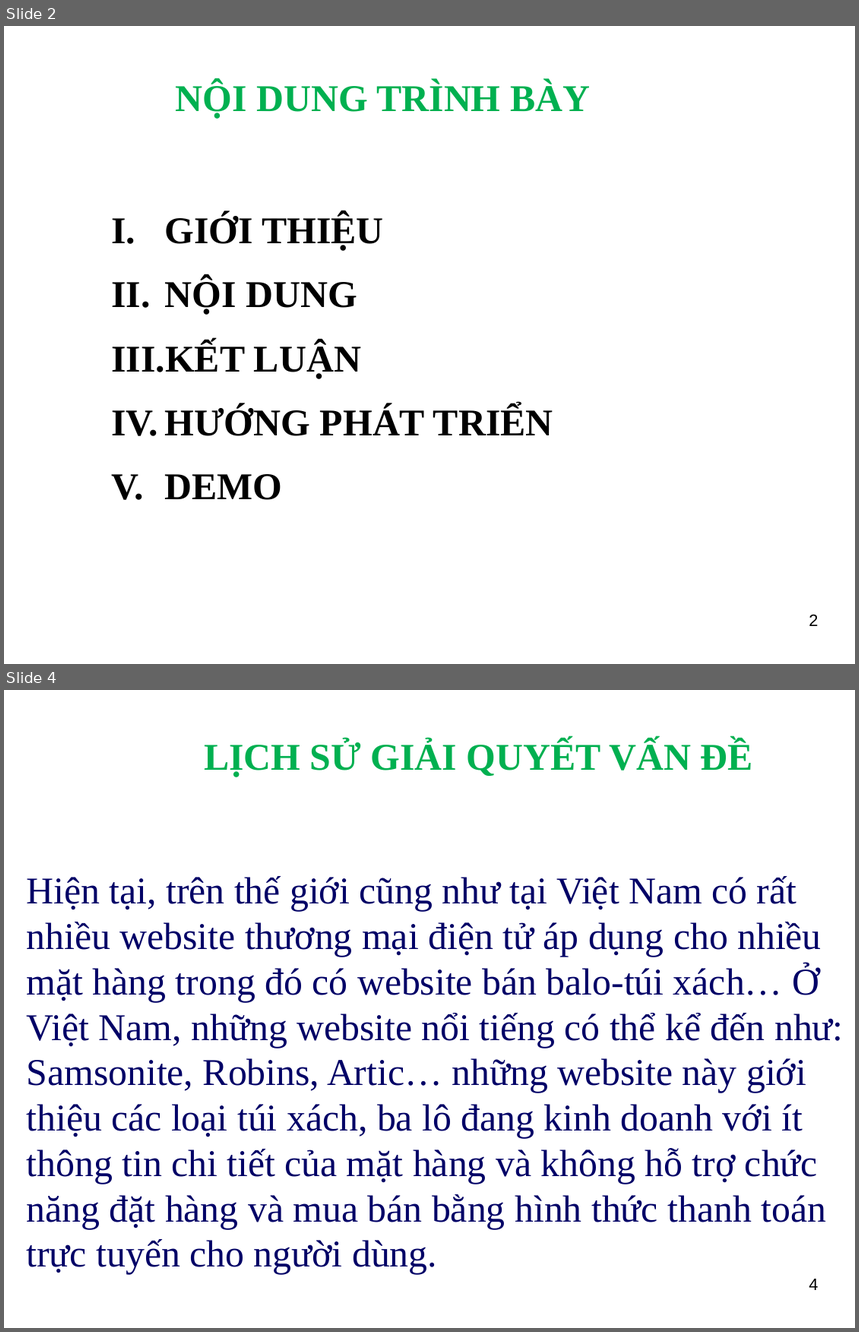
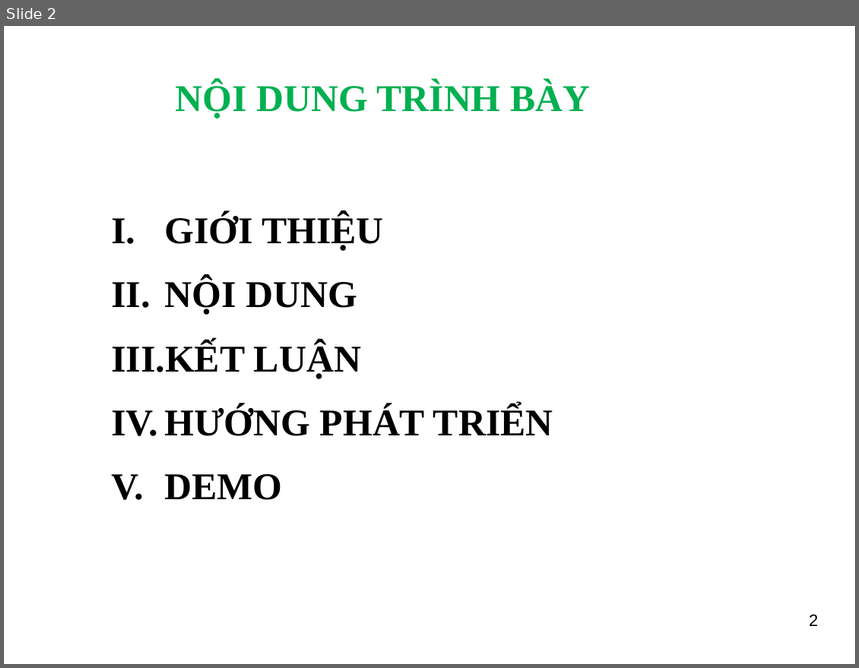
Before and after one commit to ngthuc/graduation-thesis, a slide deck: DOCUMENTS/documentations/Slide_HethongQuanlyProfileVienchucKhoaCNTT-TT_LeNguyenThucB1400731.ppt. Shown one above the other, each under a label of ours: slides 2 and 4 before the commit, slide 2 after it; the slides between them are not shown. The pictures are 859x1332 and 859x668 pixels, drawn with LibreOffice and Linux fonts; fonts in the diff are those of the drawing; background and template pictures are left out. Boxes give left, top, right and bottom in pixels: in the first picture for what was removed or moved away, otherwise in the second. Text is boxed around its words. In the diff, an @@ line names an element or a change of style, - is before the commit and + after.

```diff
--- a/DOCUMENTS/documentations/Slide_HethongQuanlyProfileVienchucKhoaCNTT-TT_LeNguyenThucB1400731.ppt
+++ b/DOCUMENTS/documentations/Slide_HethongQuanlyProfileVienchucKhoaCNTT-TT_LeNguyenThucB1400731.ppt
@@ slide 4 removed at bbox=[4, 690, 855, 1328], background picture (left out) @@
@@ title removed at bbox=[204, 740, 753, 777] @@
-LỊCH SỬ GIẢI QUYẾT VẤN ĐỀ
@@ text removed at bbox=[27, 876, 844, 1274] @@
-Hiện tại, trên thế giới cũng như tại Việt Nam có rất nhiều website thương mại điện tử áp dụng cho nhiều mặt hàng trong đó có website bán balo-túi xách… Ở Việt Nam, những website nổi tiếng có thể kể đến như: Samsonite, Robins, Artic… những website này giới thiệu các loại túi xách, ba lô đang kinh doanh với ít thông tin chi tiết của mặt hàng và không hỗ trợ chức năng đặt hàng và mua bán bằng hình thức thanh toán trực tuyến cho người dùng.
@@ page number removed at bbox=[809, 1279, 818, 1290] @@
-4
```
Also in this commit, not shown: 8 slides changed, 10 slides added, 6 other slides removed, 2 other files.
